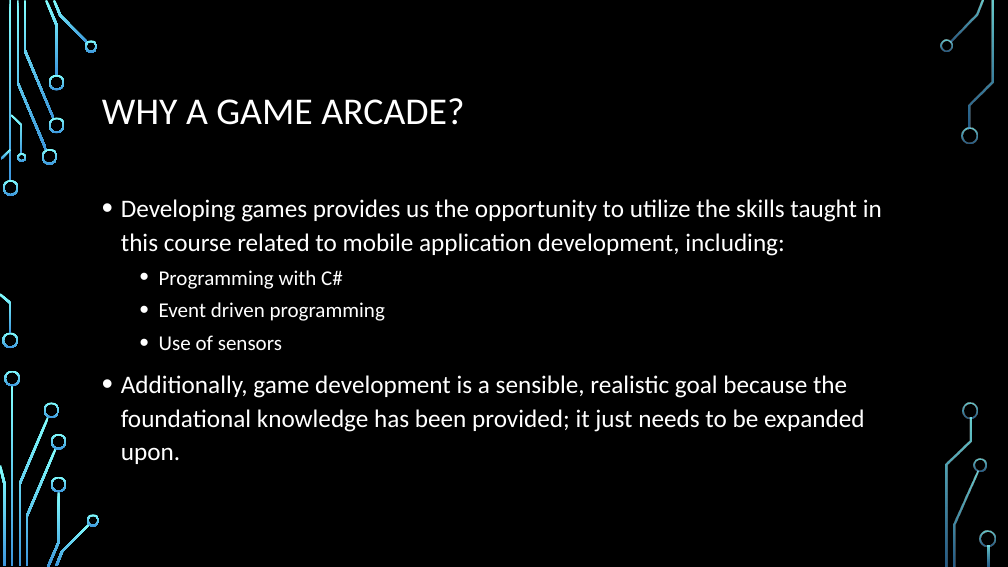
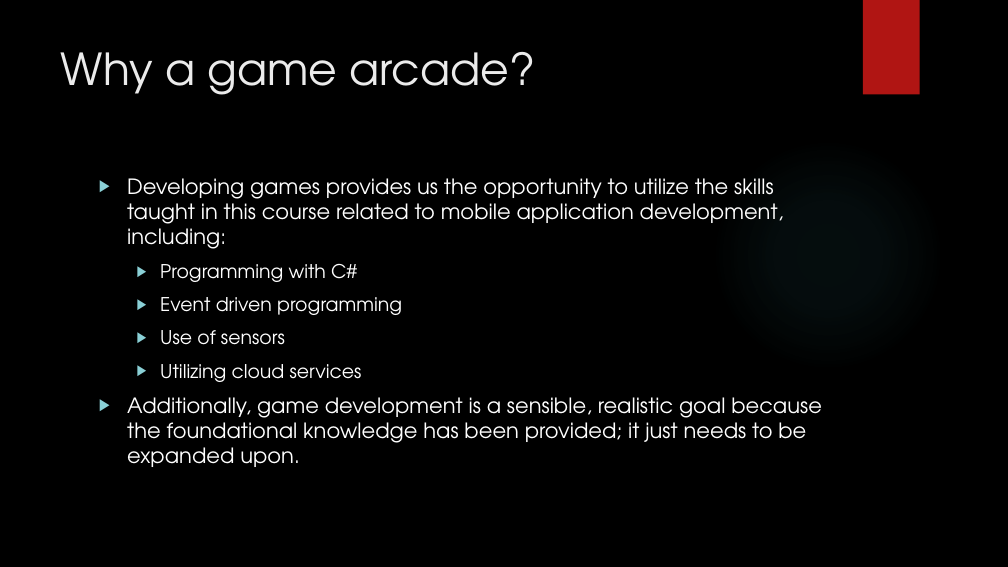
Before and after one commit to IgnitionOrk/SCaR_Arcade, a slide deck: slide 3 of SCaRArcade.pptx. Drawn at 1008x567 pixels with LibreOffice and Linux fonts; fonts in the diff are those of the drawing; background and template pictures are left out. Boxes give left, top, right and bottom in pixels: in the first picture for what was removed or moved away, otherwise in the second. Text is boxed around its words. In the diff, an @@ line names an element or a change of style, - is before the commit and + after.

```diff
--- a/SCaRArcade.pptx
+++ b/SCaRArcade.pptx
@@ rectangle added at [863,0,920,95], fill #B01513 @@
@@ title "Why a game arcade?" at [61,52,536,95]: vertical alignment middle to top @@
@@ title at [61,52,536,95]: text changed; size 36 to 42 pt; font Calibri to TeX Gyre Adventor; text colour #FFFFFF to #EBEBEB @@
-WHY A GAME ARCADE?
+Why a game arcade?
@@ ellipse added at [712,138,944,371], fill gradient #50B9C1 @@
@@ text "Developing games provides us the ...": place and size @@
-text "Developing games provides us the ..." at [121,199,882,464]
+text "Developing games provides us the ..." at [127,178,822,467]
@@ text at [127,178,822,467]: size 24 to 20 pt in "Developing games provides us the opportunity to ...", "Additionally, game development is a sensible, realistic ..."; font Calibri to TeX Gyre Adventor; size 20 to 18 pt in "Programming with C#", "Event driven programming", "Use of sensors"; bullet • to ▶; line spacing 1.1 to 1; more space between paragraphs @@
@@ text at [160,364,362,382]: paragraph added @@
+  ▶ Utilizing cloud services
@@ group removed at [0,0,996,567]: 33 freeform shapes, 3 rectangles @@
```
Also in this commit, not shown: 7 other slides changed, 4 slides added, 3 slides removed.
